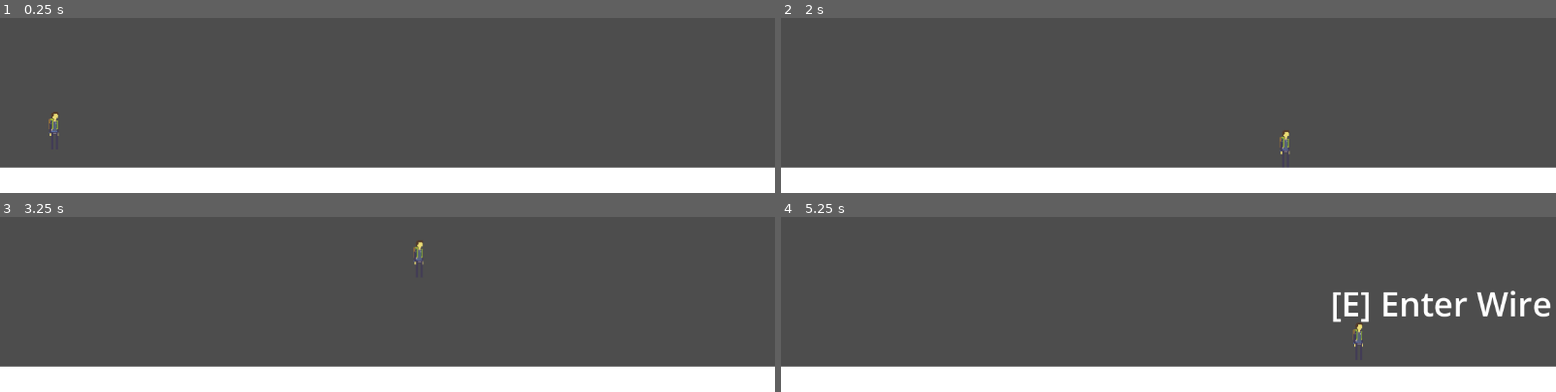
Above: before the commit, frames 1-4 (two rows, left to right).
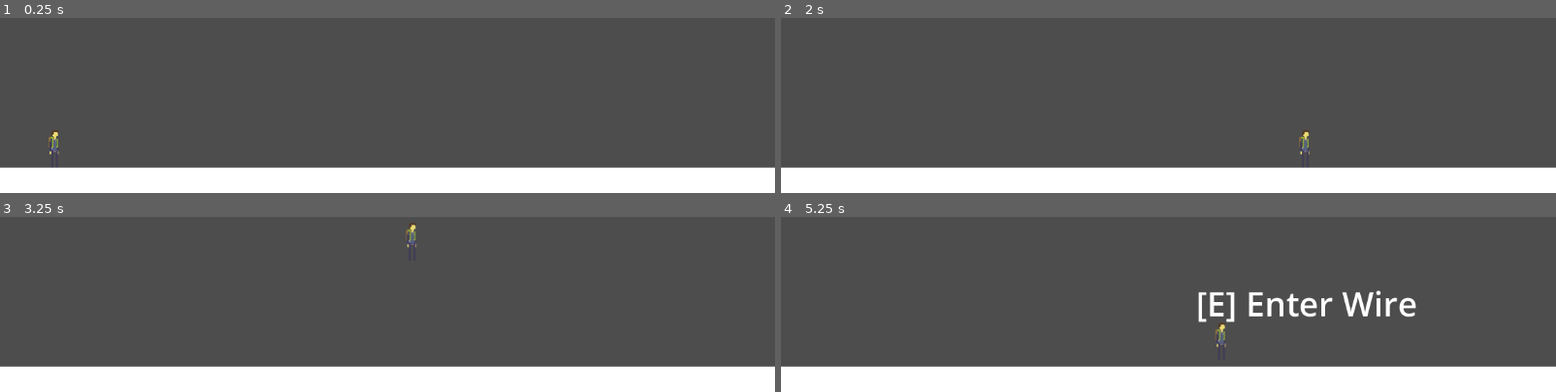
Above: after the commit, the same moments.

Repository: The-Spark-Industries/spark-energy
Game: Godot game, scene res://Master Scenes/level1.tscn
Same seed, same stepped clock (60 frames per second), same inputs: the game is played once before the commit and once after it.
Inputs:
- Up to frame 1 (0.25 s): no input
- Up to frame 2 (2 s): hold Right (ui_right) from 0.53 s (still down); tap E (interact) at 0.6, 1.35 s; tap Space (jump) at 0.77, 1.52 s
- Up to frame 3 (3.25 s): release Right (ui_right) at 2.03 s; hold Left (ui_left) 2.03-2.78 s; tap E (interact) at 2.1, 2.85 s; hold Right (ui_right) from 2.78 s (still down); tap Space (jump) at 3.02 s
- Up to frame 4 (5.25 s): tap E (interact) at 3.6, 4.35, 5.1 s; tap Space (jump) at 3.77, 4.52 s; release Right (ui_right) at 4.28 s; hold Left (ui_left) 4.28-5.03 s; hold Right (ui_right) from 5.03 s (still down)

The runs differ from the first frame. In frame 1, 0.2% of the frame differs, in the area x 6-8%, y 53-78%; in frame 2, 0.2%; in frame 3, 0.2%; in frame 4, 3.1%, in the area x 53-100%, y 41-75%.

Commit message:
Movement changes

Diff:
--- a/Master Scenes/level1.tscn
+++ b/Master Scenes/level1.tscn
@@ -4,12 +4,11 @@
 [ext_resource type="Texture2D" uid="uid://bbcour4btu45" path="res://1_Main Character Assets/Spark Assets/Spark Sprites/spark2.png" id="2_nuwp2"]
 [ext_resource type="Script" uid="uid://hxb45dpv1eq5" path="res://Scripts/RoomCamera.gd" id="3_roomcam"]
 [ext_resource type="PackedScene" uid="uid://b3wrn5c1q8iuw" path="res://Master Scenes/pauseMenu.tscn" id="4_nuwp2"]
-[ext_resource type="Script" uid="uid://bqfwoq83t3tyc" path="res://Scripts/WireEnd.gd" id="4_wireend"]
 [ext_resource type="Script" uid="uid://b5agu4nw8ytqn" path="res://Scripts/WirePath.gd" id="5_wirepath"]
 [ext_resource type="Script" uid="uid://bqfwoq83t3tyc" path="res://Scripts/WireEnd.gd" id="6_wireend"]
-[ext_resource type="PackedScene" uid="uid://5ao3osj84mxr" path="res://Master Scenes/WaterBlock.tscn" id="7_rgorn"]
+[ext_resource type="PackedScene" uid="uid://dgy5vnulqv524" path="res://Master Scenes/WaterBlock.tscn" id="7_rgorn"]
 [ext_resource type="PackedScene" path="res://Master Scenes/Checkpoint.tscn" id="8_tiul6"]
-[ext_resource type="PackedScene" uid="uid://g5lflum2cu2t" path="res://Master Scenes/WaterShoes.tscn" id="9_gdrb5"]
+[ext_resource type="PackedScene" path="res://Master Scenes/WaterShoes.tscn" id="9_gdrb5"]
 
 [sub_resource type="PhysicsMaterial" id="PhysicsMaterial_lyd6k"]
 
--- a/Scripts/Player.gd
+++ b/Scripts/Player.gd
@@ -1,16 +1,16 @@
 extends CharacterBody2D
 
-@export var SPEED := 30400.0
-@export var JUMP_VELOCITY := -100000.0
-@export var START_GRAVITY := 3000.0
+@export var SPEED := 40000.0
+@export var JUMP_VELOCITY := -160000.0
+@export var START_GRAVITY := 9000.0
 @export var COYOTE_TIME_MS := 140 # in ms
 @export var JUMP_BUFFER_MS := 100 # in ms
 @export var JUMP_CUT_MULTIPLIER := 0.4
 @export var AIR_HANG_MULTIPLIER := 0.95
-@export var AIR_HANG_THRESHOLD := 10.0
+@export var AIR_HANG_THRESHOLD := 5.0
 @export var Y_SMOOTHING := 0.8
 @export var AIR_X_SMOOTHING := 0.10
-@export var MAX_FALL_SPEED := 55000.0
+@export var MAX_FALL_SPEED := 60000.0
 
 # --- State & Internal Variables ---
 enum States { IDLE, RUN, JUMP, AIR, DEAD }
@@ -122,7 +122,7 @@
 
 	# Final Smoothing and Terminal Velocity
 	velocity.y = lerp(prev_velocity.y, velocity.y, Y_SMOOTHING)
-	velocity.y = min(velocity.y, MAX_FALL_SPEED * delta)
+	velocity.y = min(velocity.y, MAX_FALL_SPEED)
 
 	prev_velocity = velocity
 	move_and_slide()
